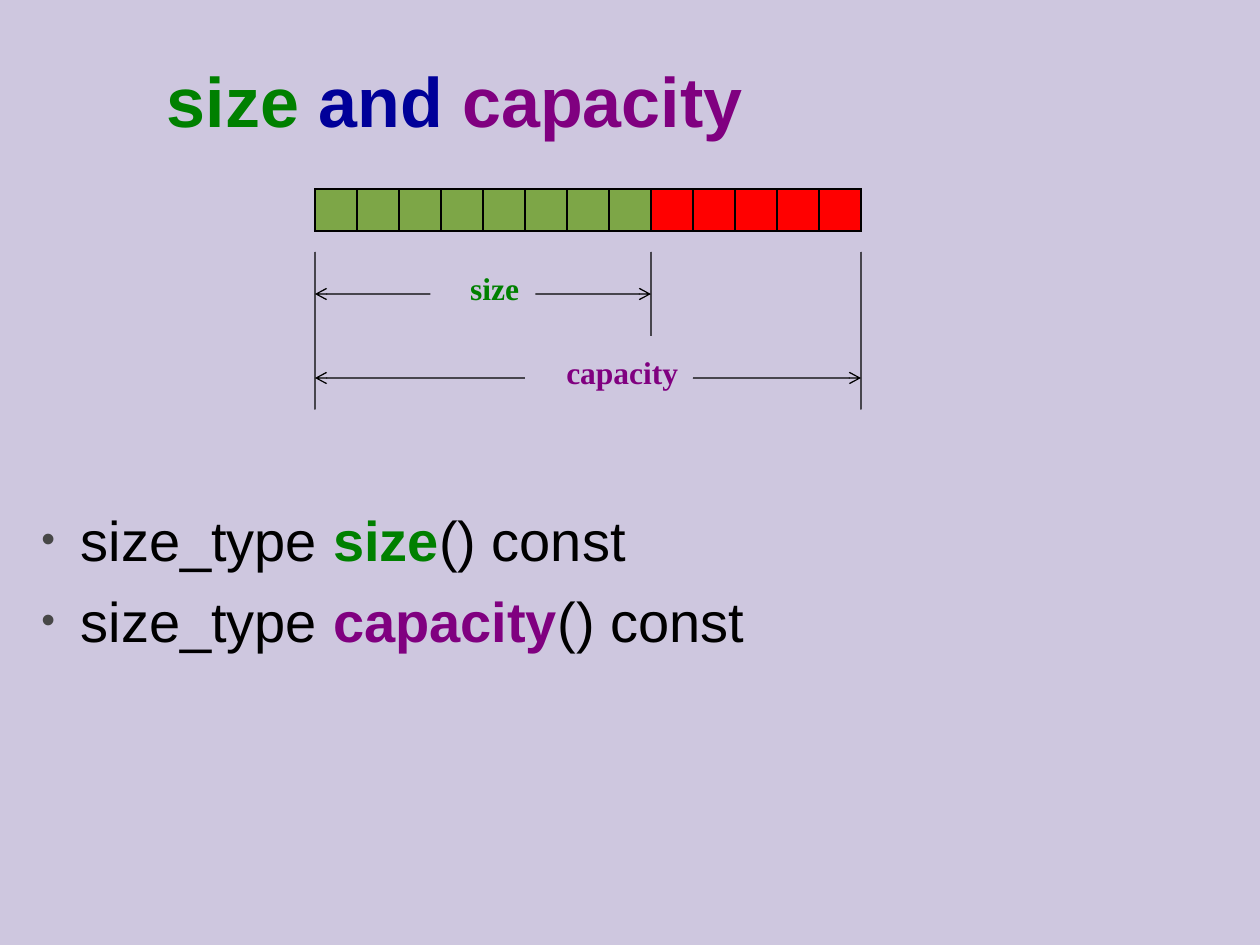
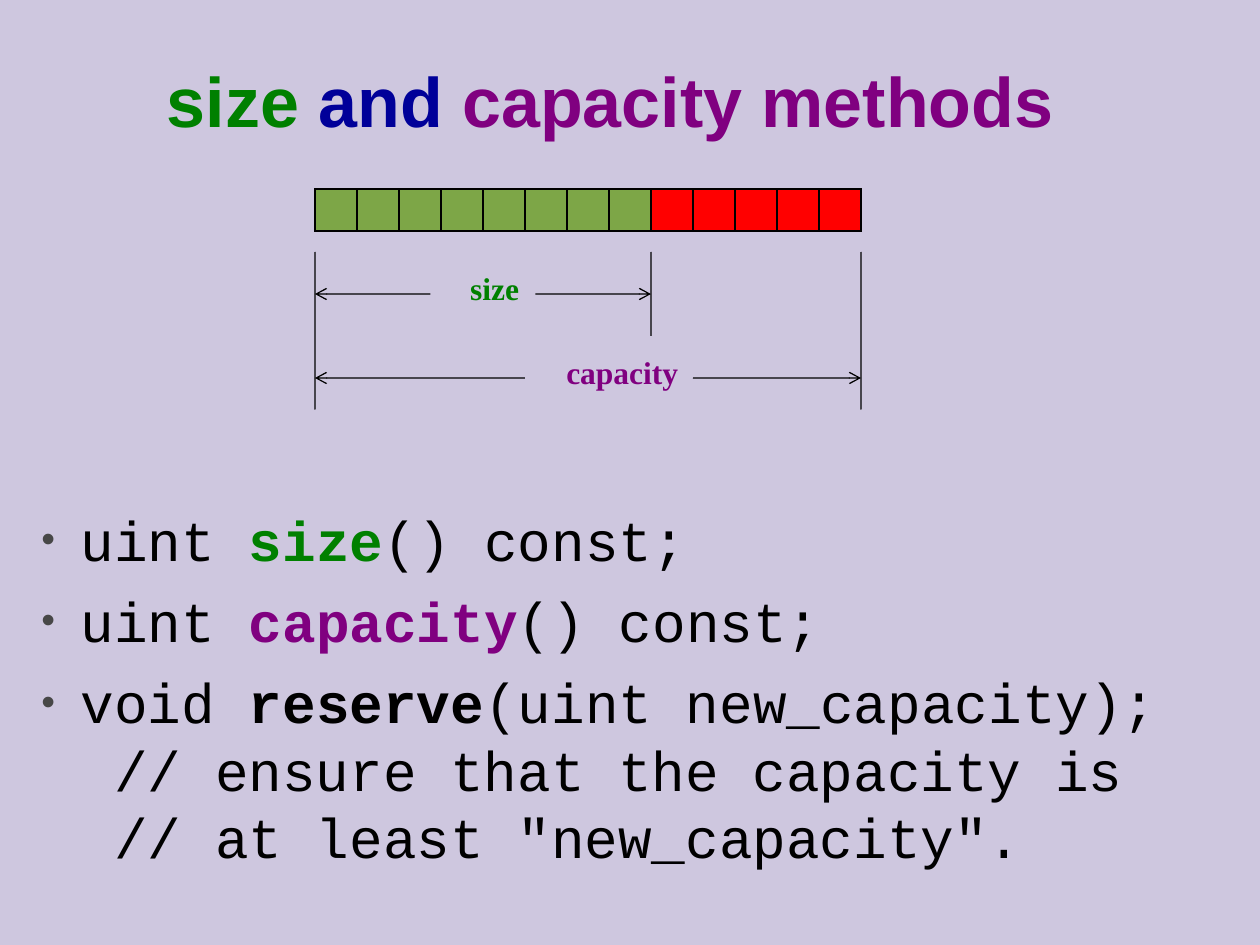
Before and after one commit to cpp-at-ariel/cpp-5779, a slide deck: slide 16 of 10-stl-containers/slides.odp (slide 12 before the commit). Drawn at 1260x945 pixels with LibreOffice and Linux fonts; fonts in the diff are those of the drawing. Boxes give left, top, right and bottom in pixels: in the first picture for what was removed or moved away, otherwise in the second. Text is boxed around its words. In the diff, an @@ line names an element or a change of style, - is before the commit and + after.

```diff
--- a/10-stl-containers/slides.odp
+++ b/10-stl-containers/slides.odp
@@ title at (x1=167, y1=76, x2=1053, y2=140): text changed @@
-size and capacity
+size and capacity methods
@@ text at (x1=81, y1=521, x2=1156, y2=870): text changed; font Arial to Courier New @@
-• size_type size() const
-• size_type capacity() const
+• uint size() const;
+• uint capacity() const;
+• void reserve(uint new_capacity);
+  // ensure that the capacity is
+  // at least "new_capacity".
```
Also in this commit, not shown: 11 other slides changed, 3 slides added, 5 slides removed, 11 other files.
